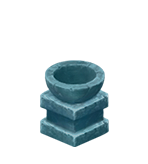
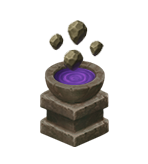
Two versions of the same layered image (148x164). Layer-by-layer changes:
added layer "레이어 2" above "색상 균형 1" over <box>49,20,104,85</box>
